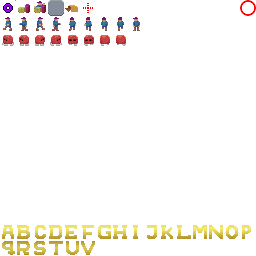
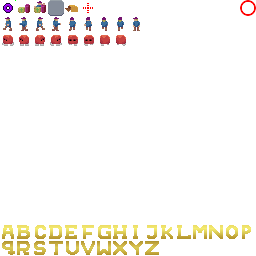
The second 256px x 256px image is a revision of the first. Changes to its layers:
painted on "Text" over [97, 241, 159, 255]
